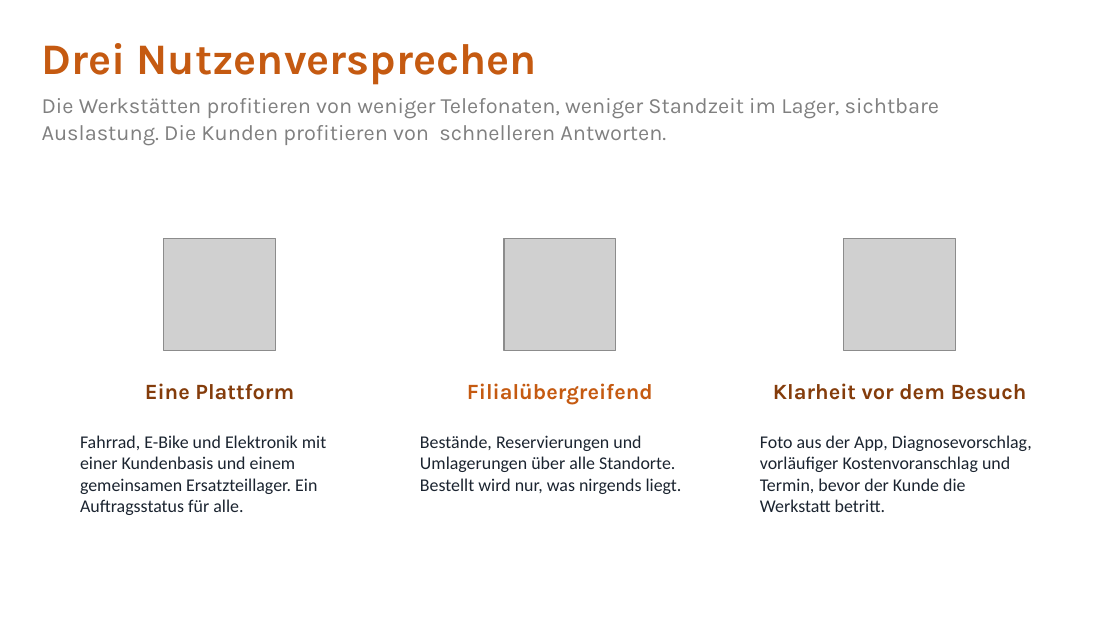
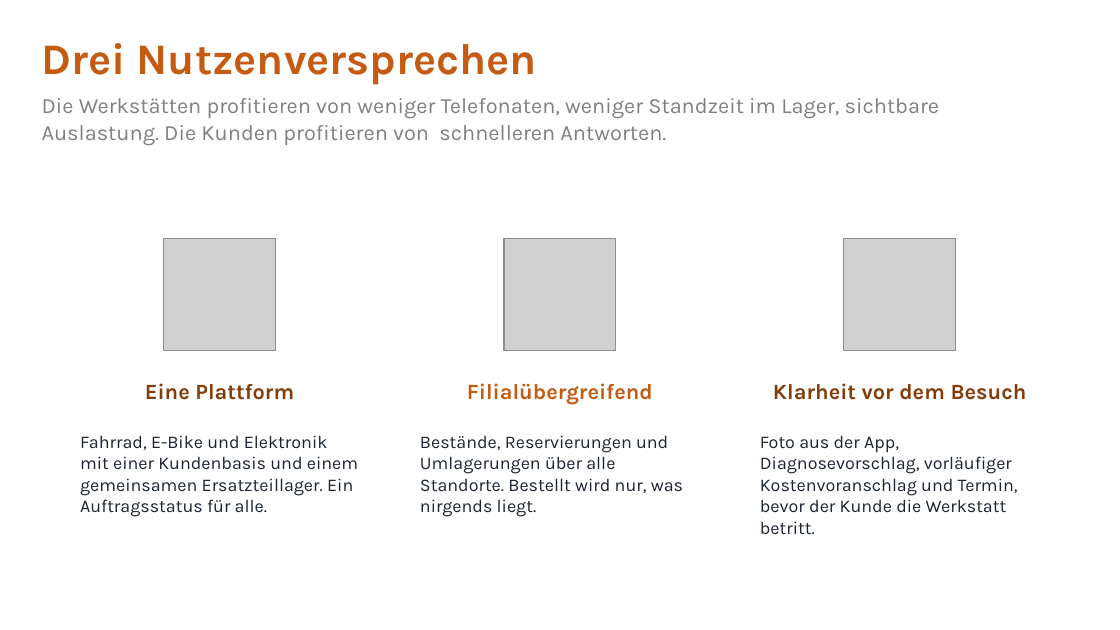
Before and after one commit to jakobschwan123-cmd/casestudy-semester-3, a slide deck: slide 5 of 4_praesentation/Abschlusspraesentation.pptx. Drawn at 1120x630 pixels with LibreOffice and Linux fonts; fonts in the diff are those of the drawing; grey boxes stand for pictures. Boxes give left, top, right and bottom in pixels: in the first picture for what was removed or moved away, otherwise in the second. Text is boxed around its words. In the diff, an @@ line names an element or a change of style, - is before the commit and + after.

```diff
--- a/4_praesentation/Abschlusspraesentation.pptx
+++ b/4_praesentation/Abschlusspraesentation.pptx
@@ font Calibri to Karla in 3 elements at [80, 435, 358, 517], [420, 435, 683, 517], [760, 435, 1018, 534] @@
```
Also in this commit, not shown: 16 other slides changed, 1 slide added, 1 slide removed.
